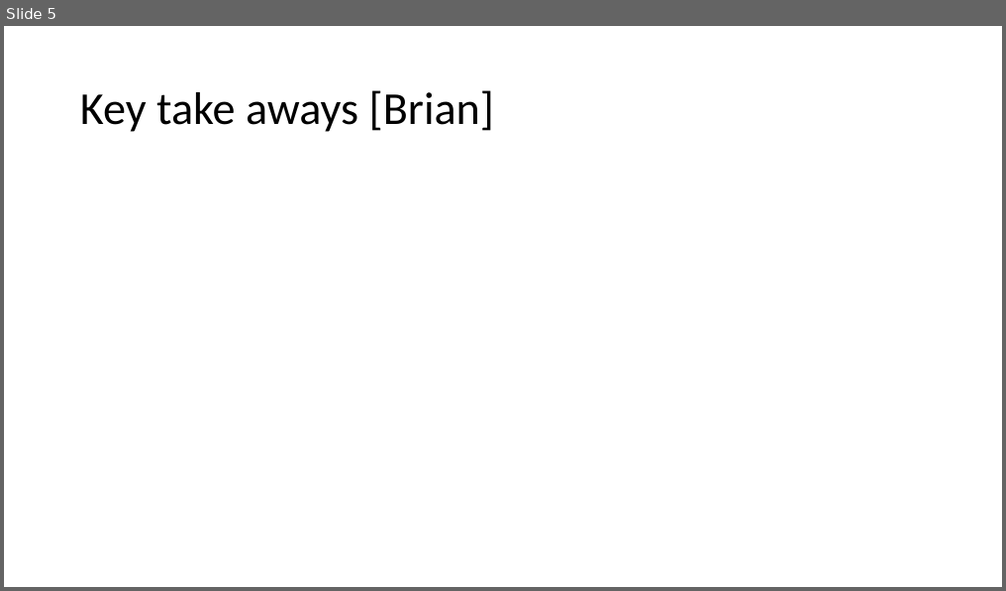
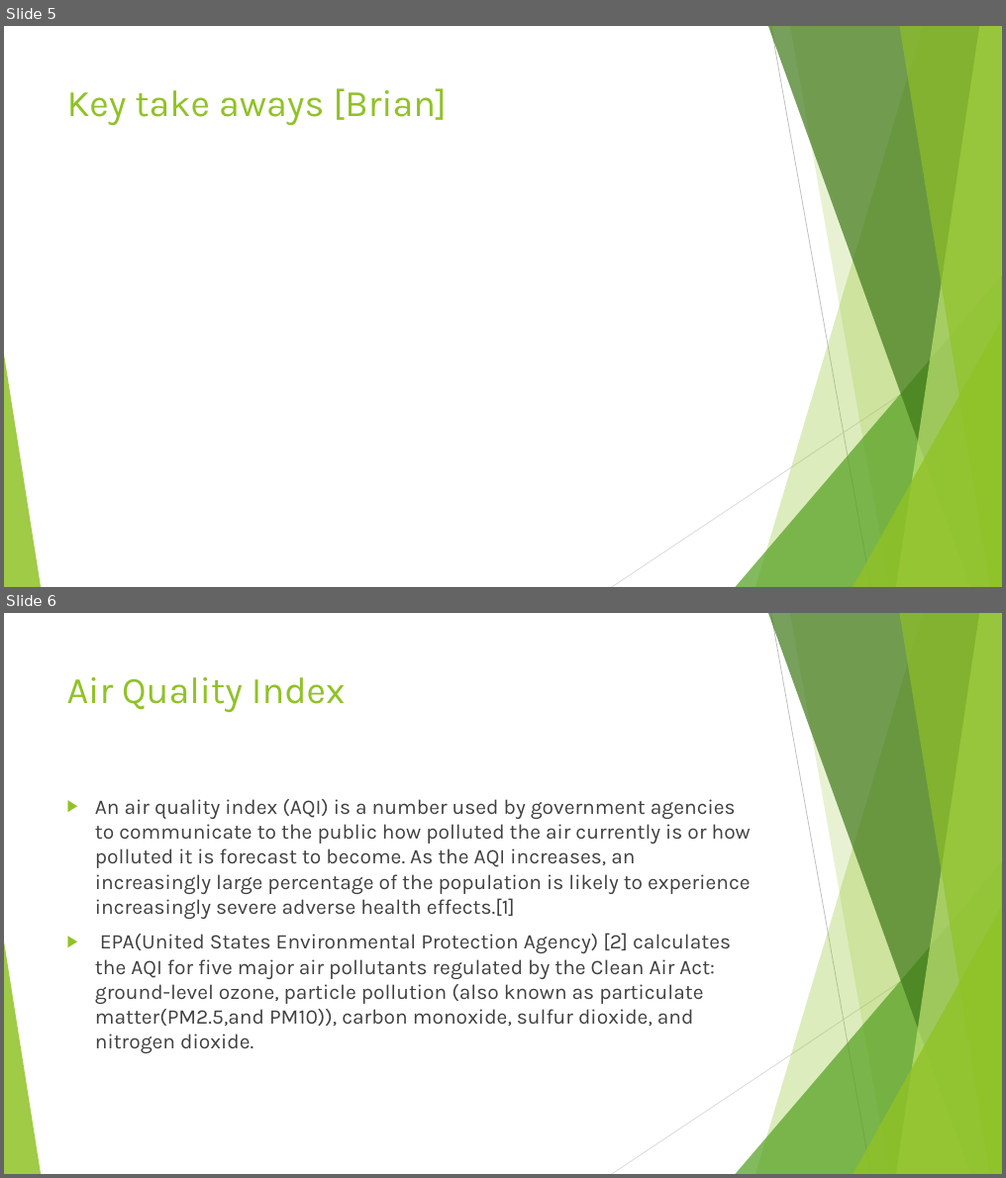
Before and after one commit to amxmongoose/City_Health, a slide deck: City_health_ppt.pptx. Shown one above the other, each under a label of ours: slide 5 before the commit, slides 5 and 6 after it. The pictures are 1006x591 and 1006x1178 pixels, drawn with LibreOffice and Linux fonts; fonts in the diff are those of the drawing. Boxes give left, top, right and bottom in pixels: in the first picture for what was removed or moved away, otherwise in the second. Text is boxed around its words. In the diff, an @@ line names an element or a change of style, - is before the commit and + after.

```diff
--- a/City_health_ppt.pptx
+++ b/City_health_ppt.pptx
@@ slide 6 added at box(4, 613, 1002, 1174), background #FFFFFF; not listed: 10 template elements that a slide beside it also shows @@
@@ title added at box(67, 677, 345, 713), 36 pt, text #90C226 @@
+Air Quality Index
@@ text added at box(95, 799, 750, 1054), 20 pt, text #404040 @@
+▶ An air quality index (AQI) is a number used by government agencies to communicate to the public how polluted the air currently is or how polluted it is forecast to become. As the AQI increases, an increasingly large percentage of the population is likely to experience increasingly severe adverse health effects.[1]
+▶ EPA(United States Environmental Protection Agency) [2] calculates the AQI for five major air pollutants regulated by the Clean Air Act: ground-level ozone, particle pollution (also known as particulate matter(PM2.5,and PM10)), carbon monoxide, sulfur dioxide, and nitrogen dioxide.
@@ slide 5 changed as well @@
@@ title "Key take aways [Brian]": place and size @@
-title "Key take aways [Brian]" at box(80, 90, 494, 132)
+title "Key take aways [Brian]" at box(67, 88, 447, 126)
@@ title "Key take aways [Brian]" at box(67, 88, 447, 126): size 44 to 36 pt, font Calibri to Karla, text colour #000000 to #90C226; line spacing 0.9 to 1; vertical alignment middle to top @@
@@ group added at box(4, 26, 1002, 587): 5 freeform shapes, 3 triangles, 2 lines @@
```
Also in this commit, not shown: 6 other slides changed, 2 other slides added, 2 slides removed.
